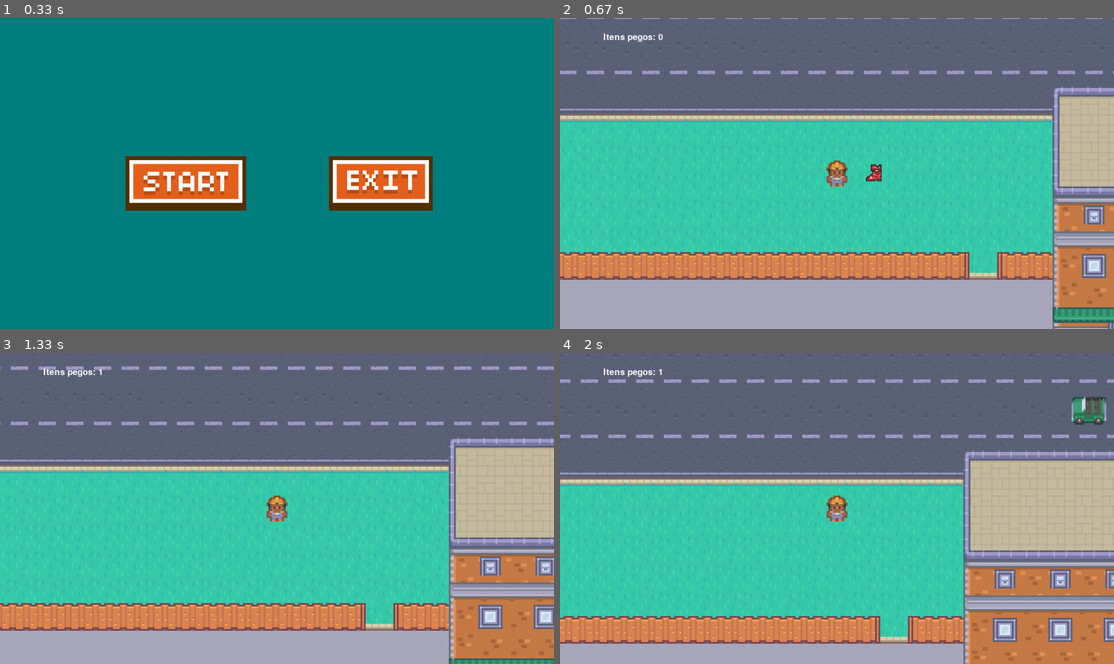
Above: before the commit, frames 1-4 (two rows, left to right).
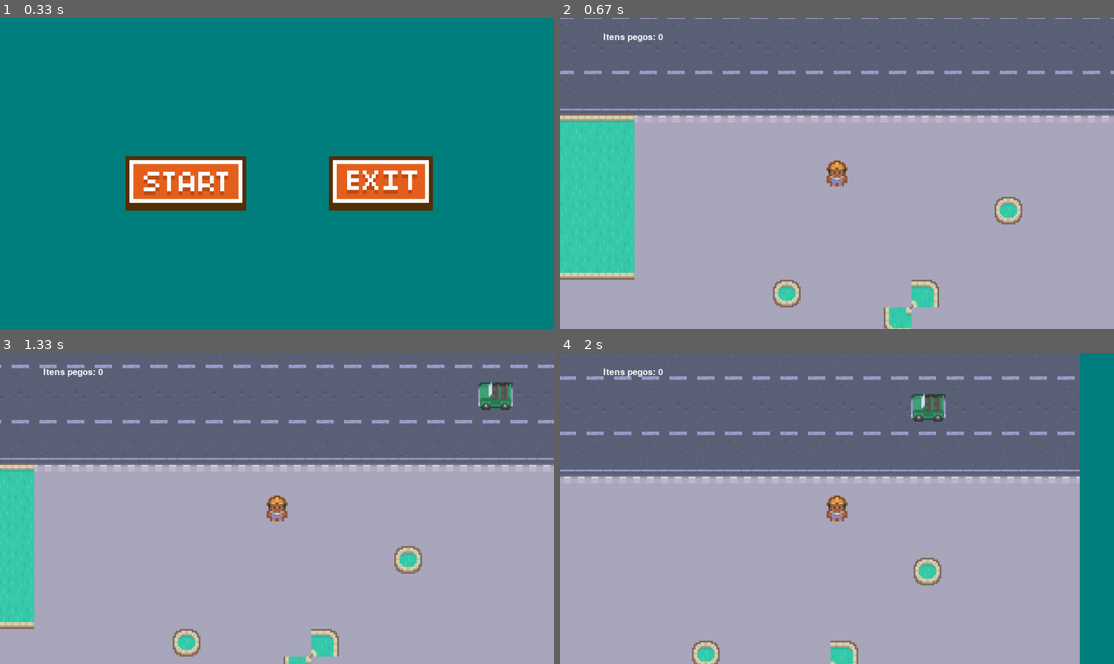
Above: after the commit, the same moments.

Repository: joelbrs/JF-Run-PyGame
Game: pygame game, started from codigos/main.py
Two runs of this game, one before a commit and one after it. Both use one fixed random seed, a clock stepped at 60 frames per second and the inputs below.
Inputs (mouse positions are in pixels of both pictures, inside the frame that each line leads up to):
- Up to frame 1 (0.33 s): no input
- Up to frame 2 (0.67 s): click (742, 182) at 0.38 s
- Up to frame 3 (1.33 s): hold D 0.67-1.13 s; move the mouse to (254, 520) at 0.7 s; hold W from 1.17 s (still down)
- Up to frame 4 (2 s): release W at 1.47 s; hold D 1.5-1.97 s

Frame 1 is identical in both runs. In frame 2, 50% of the frame differs, in the area x 0-100%, y 0-100%; in frame 3, 57%; in frame 4, 63%.

Commit message:
add mapa

Diff:
--- a/codigos/entidades.py
+++ b/codigos/entidades.py
@@ -6,9 +6,6 @@
 class Carro(pygame.sprite.Sprite):
     def __init__(self, pos, grupos):
         super().__init__(grupos)
-
-        #usado p/ condicao de colisao c/ o player (game over) --> ir p/ o arquivo player.py para entender
-        self.nome = 'carro'
 
         #pegar as sprites dos carros de forma aleatória
         for _, _, lista_imgs in walk('sprites/carros/'):
@@ -73,8 +70,6 @@
     def reset(self, pos, grupos):
         pygame.sprite.Sprite.__init__(self, grupos)
 
-        self.nome = 'boost'
-
         self.image = pygame.image.load('sprites/objeto/boost.png')
 
         self.rect = self.image.get_rect(center = pos)
--- a/codigos/main.py
+++ b/codigos/main.py
@@ -9,8 +9,7 @@
 	def __init__(self):
 		super().__init__()
 		self.deslocamento = pygame.math.Vector2()
-		self.fundo = pygame.image.load('sprites/main/mapa.png').convert()
-		self.sobrepos = pygame.image.load('sprites/main/sobreposicao.png').convert_alpha()
+		self.fundo = pygame.image.load('sprites/mapa/mapa.png').convert()
 
 	#onde eu realmente configurei a câmera
 	def draw_customizado(self):
@@ -25,8 +24,6 @@
 		for sprite in self.sprites():
 			pos_deslocamento = sprite.rect.topleft - self.deslocamento
 			tela.blit(sprite.image, pos_deslocamento)
-
-		tela.blit(self.sobrepos, -self.deslocamento)
 
 
 #score
@@ -46,13 +43,13 @@
 
 
 #musicas
-pygame.mixer.music.set_volume(0.5)
+pygame.mixer.music.set_volume(0.15)
 musica_fundo = pygame.mixer.music.load('musicas/principal -(UNDERTALE-Hotel).wav')
 pygame.mixer.music.play(-1)
 musica_game_over = pygame.mixer.Sound('musicas/game_over (SUPER MARIO BROS).wav')
 musica_vitoria = pygame.mixer.Sound('musicas/vitoria.wav')
-pygame.mixer.Sound.set_volume(musica_vitoria, 0.4)
-pygame.mixer.Sound.set_volume(musica_game_over, 0.5)
+pygame.mixer.Sound.set_volume(musica_vitoria, 0.15)
+pygame.mixer.Sound.set_volume(musica_game_over, 0.15)
 
 
 #grupos
@@ -62,8 +59,8 @@
 
 
 #itens/player
-player = Player((2062,3274), todas_sprites, obstaculos_sprites, item_boost)
-boost = ItemBoost((2150, 3274), [todas_sprites, item_boost])
+player = Player((2452,3274), todas_sprites, obstaculos_sprites, item_boost)
+boost = ItemBoost((1856, 1856), [todas_sprites, item_boost])
 
 
 #botoes
@@ -146,7 +143,7 @@
 
 			if botao_reiniciar.draw():
 				player.reset((2062,3274), todas_sprites, obstaculos_sprites, item_boost)
-				boost.reset((2150, 3274), [todas_sprites, item_boost])
+				boost.reset((1856, 1856), [todas_sprites, item_boost])
 				player.score = 0
 				player.game_over = 0
 				musica_game_over.stop()
--- a/codigos/player.py
+++ b/codigos/player.py
@@ -34,7 +34,7 @@
         self.texto_go_retang = self.texto_go.get_rect(center = (largura / 2, altura /2 - 40))
 
 
-    def colisao(self):
+    def colisao(self, direcao):
 
         '''if direcao == 'horizontal':
                     for sprite in self.sprites_carros.sprites():
@@ -87,12 +87,12 @@
         #horizontal
         self.pos.x += self.direction.x * self.velocidade * dt
         self.rect.centerx = (round(self.pos.x))
-        self.colisao()
+        self.colisao('horizontal')
 
         #vertical
         self.pos.y += self.direction.y * self.velocidade * dt
         self.rect.centery = (round(self.pos.y))
-        self.colisao()
+        self.colisao('vertical')
 
 
     def teclas_movimentação(self):
--- /dev/null
+++ b/sprites/tilesets/arquivo_mapa.tmx
@@ -0,0 +1,132 @@
+<?xml version="1.0" encoding="UTF-8"?>
+<map version="1.9" tiledversion="1.9.0" orientation="orthogonal" renderorder="right-down" width="50" height="60" tilewidth="64" tileheight="64" infinite="0" nextlayerid="4" nextobjectid="1">
+ <tileset firstgid="1" source="floor.tsx"/>
+ <layer id="1" name="Chão" width="50" height="60">
+  <data encoding="csv">
+0,0,0,0,0,0,0,0,0,0,0,0,0,0,0,0,0,0,0,0,0,0,0,0,0,0,0,0,0,0,0,0,0,0,0,0,0,0,0,0,0,0,0,0,0,0,0,0,0,0,
+0,0,0,0,0,0,0,0,0,0,0,0,0,0,0,0,0,0,0,0,0,0,0,0,0,0,0,0,0,0,0,0,0,0,0,0,0,0,0,0,0,0,0,0,0,0,0,0,0,0,
+0,0,0,0,0,0,0,0,0,0,0,0,0,0,0,0,0,0,0,0,0,0,0,0,0,0,0,0,0,0,0,0,0,0,0,0,0,0,0,0,0,0,0,0,0,0,0,0,0,0,
+0,0,0,0,0,0,0,0,0,0,0,0,0,0,0,0,0,0,0,0,0,0,0,0,0,0,0,0,0,0,0,0,0,0,0,0,0,0,0,0,0,0,0,0,0,0,0,0,0,0,
+26,26,26,26,26,26,0,0,0,0,0,0,0,0,0,0,0,0,0,0,0,0,0,0,0,0,0,0,0,0,0,0,0,0,0,0,0,0,0,0,0,0,0,0,0,0,0,0,0,0,
+26,26,26,26,26,26,26,26,26,26,26,26,26,26,26,0,0,0,0,0,0,0,0,0,0,26,26,26,26,26,26,26,26,26,26,26,26,26,26,26,26,0,0,0,0,0,0,0,0,0,
+26,26,26,26,26,26,26,0,0,26,26,26,26,26,0,0,0,0,0,0,0,0,0,0,0,26,0,0,0,0,0,0,0,0,0,0,0,0,0,0,26,0,0,0,0,0,0,0,0,0,
+26,26,26,26,26,26,26,26,26,26,26,0,0,0,0,0,0,0,0,0,0,0,0,0,0,26,0,0,0,0,0,0,0,0,0,0,0,0,0,0,26,0,0,0,0,0,0,0,0,0,
+0,0,26,26,0,0,0,26,26,26,26,0,0,0,0,0,0,0,0,0,0,0,0,0,0,26,0,0,0,0,0,0,0,0,0,0,0,0,0,0,26,0,0,0,0,0,0,0,0,0,
+0,0,26,26,26,26,26,26,26,26,26,26,26,26,26,26,26,0,0,0,0,0,0,0,0,26,0,0,0,0,0,0,0,0,0,0,0,0,0,0,26,0,0,0,0,0,0,0,0,0,
+26,26,26,26,26,26,26,26,26,26,26,26,26,26,26,26,26,26,26,0,0,0,0,0,0,26,0,0,0,0,0,0,0,0,0,0,0,0,0,0,26,0,0,0,0,0,0,0,0,0,
+72,72,26,26,26,26,26,26,26,26,26,26,26,26,26,26,26,26,26,26,26,0,0,0,0,26,0,0,0,0,0,0,0,0,0,0,0,0,0,0,26,0,0,0,0,0,0,0,0,0,
+0,0,72,0,0,72,26,26,26,26,26,0,0,26,26,26,26,26,26,0,0,0,0,0,0,26,26,26,26,26,26,26,26,26,26,26,26,26,26,26,26,0,0,0,0,0,0,0,0,0,
+0,0,72,72,0,26,26,26,26,26,26,26,26,26,26,26,26,26,0,0,0,0,0,0,0,0,0,0,0,0,0,0,0,0,0,0,0,0,0,0,0,0,0,0,0,0,0,0,0,0,
+0,0,0,26,26,26,26,26,26,26,26,26,26,26,26,26,26,26,26,26,26,26,0,0,0,0,0,0,0,0,0,0,0,0,0,0,0,0,0,0,0,0,0,0,0,0,0,0,0,0,
+0,0,26,26,26,26,26,26,26,26,26,26,26,26,26,26,26,26,26,26,26,0,0,0,0,0,0,0,0,0,0,0,0,0,0,0,0,0,0,0,0,0,0,0,0,0,0,0,0,0,
+0,26,26,26,72,72,26,26,26,26,26,26,26,26,26,26,0,0,0,0,0,0,0,0,0,0,0,0,0,0,0,0,0,0,0,0,0,0,0,0,0,0,0,0,0,0,0,0,0,0,
+0,0,0,0,0,0,0,0,0,0,0,0,0,26,26,26,26,26,26,26,26,26,26,26,0,0,0,0,0,0,0,0,0,0,0,0,0,0,0,0,0,0,0,0,0,0,0,0,0,0,
+0,0,0,0,0,0,0,0,0,0,0,0,0,0,0,0,0,0,0,0,0,0,0,26,26,26,26,26,26,26,26,0,0,0,0,0,0,0,0,0,0,0,0,0,0,0,0,0,0,0,
+0,0,0,0,0,0,0,0,0,0,0,0,0,0,0,0,0,0,0,0,0,0,0,0,0,0,0,0,0,0,0,0,0,0,0,0,0,0,0,0,0,0,0,0,0,0,0,0,0,0,
+0,0,0,0,0,0,0,0,0,0,0,0,0,0,0,0,0,0,0,0,0,0,0,0,0,0,0,0,0,0,0,0,0,0,0,0,0,0,0,0,0,0,0,0,0,0,0,0,0,0,
+0,0,0,0,0,0,0,0,0,0,0,0,0,0,0,0,0,0,0,0,0,0,0,0,0,0,0,0,0,0,0,0,0,0,0,0,0,0,0,0,0,0,0,0,0,0,0,0,0,0,
+0,0,0,0,0,0,0,0,0,0,0,0,0,0,0,0,0,0,0,0,0,0,0,0,0,0,0,0,0,0,0,0,0,0,0,0,0,0,0,0,0,0,0,0,0,0,0,0,0,0,
+0,0,0,0,0,0,0,0,0,0,0,0,0,0,0,0,0,0,0,0,0,0,0,0,0,0,0,0,0,0,0,0,0,0,0,0,0,0,0,0,0,0,0,0,0,0,0,0,0,0,
+0,0,0,0,0,0,0,0,0,0,0,0,0,0,0,0,0,0,0,0,0,0,0,0,0,0,0,0,0,0,0,0,0,0,0,0,0,0,0,0,0,0,0,0,0,0,0,0,0,0,
+0,0,0,0,0,0,0,0,0,0,0,0,0,0,0,0,0,0,0,0,0,0,0,0,0,0,0,0,0,0,0,0,0,0,0,0,0,0,0,0,0,0,0,0,0,0,0,0,0,0,
+0,0,0,0,0,0,0,0,0,0,0,0,0,0,0,0,0,0,0,0,0,0,0,0,0,0,0,0,0,0,0,0,0,0,0,0,0,0,0,0,0,0,0,0,0,0,0,0,0,0,
+0,0,0,0,0,0,0,0,0,0,0,0,0,0,0,0,0,0,0,0,0,0,0,0,0,0,0,0,0,0,0,0,0,0,0,0,0,0,0,0,0,0,0,0,0,0,0,0,0,0,
+0,0,0,0,0,0,0,0,0,0,0,0,0,0,0,0,0,0,0,0,0,0,0,0,0,0,0,0,0,0,0,0,0,0,0,0,0,0,0,0,0,0,0,0,0,0,0,0,0,0,
+0,0,0,0,0,0,0,0,0,0,0,0,0,0,0,0,0,0,0,0,0,0,0,0,0,0,0,0,0,0,0,0,0,0,0,0,0,0,0,0,0,0,0,0,0,0,0,0,0,0,
+0,0,0,0,0,0,0,0,0,0,0,0,0,0,0,0,0,0,0,0,0,0,0,0,0,0,0,0,0,0,0,0,0,0,0,0,0,0,0,0,0,0,0,0,0,75,75,75,75,75,
+0,0,0,0,0,0,0,0,0,0,0,0,0,0,0,0,0,0,0,0,0,0,0,0,0,0,0,0,0,0,0,0,0,0,0,0,0,0,0,0,0,0,0,0,0,0,0,0,0,0,
+10,10,10,10,10,10,10,10,10,10,10,10,10,10,10,10,10,10,10,10,10,10,10,10,10,10,10,10,10,10,10,10,10,10,10,10,10,10,10,10,10,10,10,10,10,10,10,10,10,10,
+26,26,26,26,26,26,26,26,26,26,26,26,26,26,26,26,26,26,26,26,26,26,26,26,26,26,26,26,26,26,26,26,26,26,26,26,26,26,26,26,26,26,26,26,26,26,26,26,26,26,
+26,26,26,26,26,26,26,26,26,26,26,26,26,26,26,26,26,26,26,52,59,59,59,59,59,53,26,26,26,26,26,26,26,26,26,26,26,26,26,26,26,42,42,42,42,42,26,26,26,26,
+26,26,26,26,26,26,26,26,26,26,26,26,26,26,26,26,26,26,26,68,91,91,73,91,91,69,26,26,26,26,26,26,26,26,26,26,26,26,26,26,27,72,52,72,53,72,25,26,26,26,
+26,26,26,26,26,26,26,26,26,26,26,26,26,26,26,26,26,26,26,26,26,26,26,26,26,26,26,26,26,26,26,26,26,26,26,26,26,26,26,26,27,72,72,57,72,56,25,26,26,26,
+42,42,42,42,42,42,42,42,42,42,42,42,42,42,42,42,42,42,42,42,42,42,42,42,42,42,42,42,42,42,42,42,42,42,42,42,42,42,42,42,43,72,68,72,69,56,41,42,42,42,
+0,0,0,0,0,0,0,0,0,0,0,0,0,0,0,0,0,0,0,0,0,0,0,0,0,0,0,0,0,0,0,0,0,0,0,0,0,0,0,0,56,56,56,56,56,56,56,0,0,0,
+0,0,0,0,0,0,0,0,0,0,0,0,0,0,0,0,0,0,0,0,0,0,0,0,0,0,0,0,0,0,0,0,0,0,0,0,0,0,0,0,0,0,0,0,0,0,0,0,0,0,
+0,0,0,0,0,0,0,0,0,0,0,0,0,0,0,0,0,0,0,0,0,0,0,0,0,0,0,0,0,0,0,0,0,0,0,0,0,0,0,0,0,0,0,0,0,0,0,0,0,0,
+10,10,10,10,10,10,10,10,10,10,10,10,10,10,10,10,10,10,10,10,10,10,10,10,10,10,10,10,10,10,10,10,10,10,10,10,10,10,10,10,10,10,10,10,10,10,10,10,10,10,
+0,0,0,0,0,0,0,0,0,0,0,26,0,0,0,0,0,26,26,26,26,26,26,26,26,26,26,0,26,26,26,0,0,0,0,0,0,0,0,0,0,0,0,0,26,0,0,0,0,0,
+0,0,0,0,0,0,0,0,0,0,0,0,0,0,0,0,42,42,26,26,26,26,26,26,42,26,26,0,0,0,0,0,0,0,26,0,0,0,0,0,0,0,0,0,0,0,0,0,0,0,
+0,0,0,0,0,0,0,0,0,0,0,0,0,0,0,0,0,0,0,0,0,0,0,0,0,0,0,0,0,0,0,0,0,0,0,0,0,0,0,0,0,0,0,0,0,0,0,0,0,0,
+0,0,0,0,0,0,0,0,0,0,0,0,0,0,0,0,0,0,0,0,0,0,0,0,0,0,0,0,0,0,0,0,0,0,0,0,0,0,0,0,0,0,0,0,0,0,0,0,0,0,
+0,0,0,0,0,0,0,0,0,0,0,0,0,0,0,0,0,0,0,0,0,0,0,0,0,0,0,0,0,0,0,0,0,0,0,0,0,0,0,0,0,0,0,0,0,0,0,0,0,0,
+0,0,0,0,0,0,0,0,0,0,0,0,0,0,0,0,0,0,0,0,0,0,0,0,0,0,0,0,0,0,0,0,0,0,0,0,0,0,0,0,0,0,0,0,0,0,0,0,0,0,
+0,0,0,0,0,0,0,0,0,0,0,0,0,0,0,0,0,0,0,0,0,0,0,0,0,0,0,0,0,0,0,0,0,0,0,0,0,0,0,0,0,0,0,0,0,0,0,0,0,0,
+10,10,10,10,10,10,10,10,10,10,11,52,72,53,9,1,2,2,2,2,2,2,2,2,2,2,2,2,2,2,2,10,10,10,10,10,10,10,10,10,10,10,10,10,10,10,10,10,10,10,
+26,26,26,26,26,26,26,26,26,26,27,72,57,72,25,17,18,18,18,18,18,18,18,18,18,18,18,18,18,18,18,26,26,26,26,26,26,26,26,26,26,26,26,26,26,26,26,26,26,26,
+26,26,26,26,26,26,26,26,26,26,27,68,72,69,25,17,18,18,18,18,18,18,18,18,18,18,18,18,18,18,18,26,26,26,26,26,26,26,26,26,26,26,26,26,26,26,26,26,26,26,
+26,26,26,26,26,26,26,26,26,26,26,42,42,42,26,17,18,18,18,18,18,18,18,18,18,18,18,18,18,18,18,26,26,26,26,26,26,26,26,26,26,26,26,26,26,26,26,26,26,26,
+26,26,26,26,26,26,26,26,26,26,26,26,26,26,26,17,18,18,18,18,18,18,18,18,18,18,18,18,18,18,18,26,26,26,26,26,26,26,26,26,26,26,26,26,26,26,26,26,26,26,
+26,26,26,26,26,26,26,26,26,26,26,26,26,26,26,33,34,34,34,34,34,34,34,34,34,34,34,34,34,34,34,26,26,26,26,26,26,26,26,26,26,26,26,26,26,26,26,26,26,26,
+26,26,26,26,26,26,26,26,26,26,26,26,26,26,26,26,26,26,26,26,26,26,26,26,26,26,26,26,26,26,26,26,26,26,26,26,26,26,26,26,26,26,26,26,26,26,26,26,26,26,
+26,26,26,26,26,26,26,26,26,26,26,26,26,26,26,26,26,26,26,26,26,26,26,26,26,26,26,26,26,26,26,26,26,26,26,26,26,26,26,26,26,26,26,26,26,26,26,26,26,26,
+26,26,26,26,26,26,26,26,26,26,26,26,26,26,26,26,26,26,26,26,26,26,26,26,26,26,26,26,26,26,26,26,26,26,26,26,26,26,26,26,26,26,26,26,26,26,26,26,26,26,
+26,26,26,26,26,26,26,26,26,26,26,26,26,26,26,26,26,26,26,26,26,26,26,26,26,26,26,26,26,26,26,26,26,26,26,26,26,26,26,26,26,26,26,26,26,26,26,26,26,26,
+26,26,26,26,26,26,26,26,26,26,26,26,26,26,26,26,26,26,26,26,26,26,26,26,26,26,26,26,26,26,26,26,26,26,26,26,26,26,26,26,26,26,26,26,26,26,26,26,26,26
+</data>
+ </layer>
+ <layer id="3" name="Decorações" width="50" height="60">
+  <data encoding="csv">
+26,26,26,26,26,26,26,26,26,26,26,26,26,26,26,26,26,26,26,26,26,26,26,26,26,26,26,26,26,26,26,26,26,26,26,26,26,26,26,26,26,26,26,26,26,26,26,26,26,26,
+26,26,26,26,26,26,26,26,26,26,26,26,26,26,26,26,26,26,26,26,26,26,26,26,26,26,26,26,26,26,26,26,26,26,26,26,26,26,26,26,26,26,26,26,26,26,26,26,26,26,
+26,26,26,26,26,26,26,26,26,26,26,26,26,26,26,26,26,26,26,26,26,26,26,26,26,26,26,26,26,26,26,26,26,26,26,26,26,26,26,26,26,26,26,26,26,26,26,26,26,26,
+26,26,26,26,26,26,26,26,26,26,26,26,26,26,26,26,26,26,26,26,26,26,26,26,26,26,26,26,26,26,26,26,26,26,26,26,26,26,26,26,26,26,26,26,26,26,26,26,26,26,
+26,26,26,26,26,26,26,26,26,26,26,26,26,26,26,26,26,26,26,26,26,26,26,26,26,26,26,26,26,26,26,26,26,26,26,26,26,26,26,26,26,26,26,26,26,26,26,26,26,26,
+1,2,2,2,2,2,2,2,2,2,2,2,2,2,3,26,26,26,26,26,26,26,26,26,26,1,2,2,2,2,2,2,2,2,2,2,2,2,2,2,3,26,26,26,26,26,26,26,26,26,
+17,18,18,18,18,18,18,18,18,18,18,18,18,18,19,26,26,26,26,26,26,26,26,26,26,17,52,59,59,59,59,59,59,59,59,59,59,59,59,53,19,26,26,26,26,26,26,26,26,26,
+17,18,18,18,18,18,18,18,18,18,18,18,18,18,19,26,26,26,26,26,26,26,26,26,26,17,65,56,56,56,56,56,56,56,56,56,56,56,56,67,19,26,26,26,26,26,26,26,26,26,
+17,18,18,18,18,18,18,18,18,18,18,18,18,18,19,26,26,26,26,26,26,26,26,26,26,17,65,72,73,72,72,72,54,55,72,72,72,72,72,67,19,26,26,26,26,26,26,26,26,26,
+17,18,18,18,18,18,18,18,18,18,18,18,18,18,19,26,26,26,26,26,26,26,26,26,26,17,65,72,72,72,72,72,70,71,72,72,72,72,72,67,19,26,26,26,26,26,26,26,26,26,
+33,34,34,34,18,18,18,18,18,18,18,18,18,18,18,2,3,26,26,26,26,26,26,26,26,17,65,72,72,72,72,72,72,72,72,72,72,73,72,67,19,26,26,26,26,26,26,26,26,26,
+26,26,26,26,17,18,18,18,18,18,18,18,18,18,18,18,19,26,26,26,26,26,26,26,26,17,68,91,91,91,91,91,91,91,91,91,91,91,91,69,19,26,26,26,26,26,26,26,26,26,
+26,26,26,26,17,18,18,18,18,18,18,18,18,18,18,18,19,26,26,26,26,26,26,26,26,33,34,34,34,34,34,34,34,34,34,34,34,34,34,34,35,26,26,26,26,26,26,26,26,26,
+26,26,26,26,17,18,18,18,18,18,18,18,18,18,18,18,19,26,26,26,26,26,26,26,26,26,26,26,26,26,26,26,26,26,26,26,26,26,26,26,26,26,26,26,26,26,26,26,26,26,
+26,26,26,26,17,18,18,18,18,18,18,18,18,18,18,18,19,26,26,26,26,26,26,26,26,26,26,26,26,26,26,26,26,26,26,26,26,26,26,26,26,26,26,26,26,26,26,26,26,26,
+26,26,26,26,33,34,34,34,34,34,34,34,34,34,34,34,35,26,26,26,26,26,26,26,26,26,26,26,26,26,26,26,26,26,26,26,26,26,26,26,26,26,26,26,26,26,26,26,26,26,
+26,26,26,26,26,26,26,26,26,26,26,26,26,26,26,26,26,26,26,26,26,26,26,26,26,26,26,26,26,26,26,26,26,26,26,26,26,26,26,26,26,26,26,26,26,26,26,26,26,26,
+26,26,26,26,26,26,26,26,26,26,26,26,26,26,26,26,26,26,26,26,26,9,10,10,10,10,10,10,10,10,10,11,26,26,26,26,26,26,26,26,26,26,26,26,26,26,26,26,26,26,
+26,26,26,26,26,26,26,26,26,26,26,26,26,26,26,26,26,26,26,26,26,25,26,39,26,26,26,26,26,39,26,27,26,26,26,26,26,26,26,26,26,26,26,26,26,26,26,26,26,26,
+42,42,42,42,42,42,42,42,42,42,42,42,42,42,42,42,42,42,42,42,42,25,42,42,42,42,42,42,42,42,42,27,42,42,42,42,42,42,42,42,42,42,42,42,42,42,42,42,42,42,
+59,59,59,59,59,59,59,59,59,59,59,59,59,59,59,59,59,59,59,59,59,59,59,59,59,59,59,59,59,59,59,59,59,59,59,59,59,59,59,59,59,59,59,59,59,59,59,59,59,59,
+75,75,75,75,75,75,75,75,75,75,75,75,75,75,75,75,75,75,75,75,75,75,75,75,75,75,75,75,75,75,75,75,75,75,75,75,75,75,75,75,75,75,75,75,75,75,75,75,75,75,
+91,91,91,91,91,91,91,91,91,91,91,91,91,91,91,91,91,91,91,91,91,91,91,91,91,91,91,91,91,91,91,91,91,91,91,91,91,91,91,91,91,91,91,91,91,91,91,91,91,91,
+10,10,10,10,10,10,10,10,10,10,10,10,10,10,10,10,10,10,10,10,10,10,10,10,10,10,10,10,10,10,10,10,10,10,10,10,10,10,10,10,10,10,10,10,10,10,10,10,10,10,
+42,42,42,42,42,42,42,42,42,42,42,42,42,42,42,42,42,42,42,42,42,42,42,42,42,42,42,42,42,42,42,42,42,42,42,42,42,42,42,42,42,42,42,42,42,42,42,42,42,42,
+59,59,59,59,59,59,59,59,59,59,59,59,59,59,59,59,58,59,59,59,59,59,59,59,59,59,59,59,59,59,59,59,59,59,59,59,58,59,59,59,59,59,59,59,59,59,59,59,59,59,
+75,75,75,75,75,75,75,75,75,75,75,75,75,75,75,75,74,75,75,75,75,75,75,75,75,75,75,75,75,75,75,75,75,75,75,75,74,75,75,75,75,75,75,75,75,75,75,75,75,75,
+72,72,72,72,72,72,72,72,72,72,72,72,72,72,72,72,74,72,72,72,72,72,72,72,72,72,72,72,72,72,72,72,72,72,72,72,74,72,72,72,72,72,72,72,72,72,72,72,72,72,
+75,75,75,75,75,75,75,75,75,75,75,75,75,75,75,75,74,75,75,75,75,75,75,75,75,75,75,75,75,75,75,75,75,75,75,75,74,75,75,75,75,75,75,75,75,75,75,75,75,75,
+72,72,72,72,72,72,72,72,72,72,72,72,72,72,72,72,74,72,72,72,72,72,72,72,72,72,72,72,72,72,72,72,72,72,72,72,74,72,72,72,72,72,72,72,72,72,72,72,72,72,
+75,75,75,75,75,75,75,75,75,75,75,75,75,75,75,75,74,75,75,75,75,75,75,75,75,75,75,75,75,75,75,75,75,75,75,75,74,75,75,75,75,75,75,75,75,75,75,75,75,75,
+91,91,91,91,91,91,91,91,91,91,91,91,91,91,91,91,90,91,91,91,91,91,91,91,91,91,91,91,91,91,91,91,91,91,91,91,90,91,91,91,91,91,91,91,91,91,91,91,91,91,
+0,0,0,0,0,0,0,0,0,0,0,0,0,0,0,0,0,0,0,0,0,0,0,0,0,0,0,0,0,0,0,0,0,0,0,0,0,0,0,0,0,0,0,0,0,0,0,0,0,0,
+0,0,0,0,0,0,0,0,0,0,0,0,0,0,0,0,0,0,1,2,2,2,2,2,2,2,3,0,0,0,0,0,0,0,0,0,39,0,0,0,0,0,0,0,0,0,0,0,0,0,
+0,0,0,0,0,0,0,0,0,0,0,0,0,39,0,0,0,0,17,0,0,0,0,0,0,0,19,0,0,0,0,0,0,0,0,0,0,0,0,0,0,0,0,0,0,0,0,0,0,0,
+0,0,0,0,0,0,0,0,0,0,0,0,0,0,0,0,0,0,17,0,0,0,0,0,0,0,19,0,0,0,0,0,0,0,39,0,0,0,0,0,0,0,0,0,0,0,0,0,0,0,
+0,0,0,0,0,0,0,39,0,0,0,0,0,0,0,0,0,0,33,34,34,34,34,34,34,34,35,0,0,0,0,0,0,0,0,0,0,0,0,0,0,0,0,0,0,0,0,0,0,0,
+0,0,0,0,0,0,0,0,0,0,0,0,0,0,0,0,0,0,0,0,0,0,0,0,0,0,0,0,0,0,0,0,0,0,0,0,0,0,0,0,0,0,0,0,0,0,0,0,0,0,
+59,59,59,59,59,59,59,59,59,59,59,59,59,59,59,59,59,59,59,59,59,59,59,59,59,59,59,59,59,59,59,59,59,59,59,59,59,59,59,59,72,72,72,72,72,72,72,59,59,59,
+75,75,75,75,75,75,75,75,75,75,75,75,75,75,75,75,75,75,75,75,75,75,75,75,75,75,75,75,75,75,75,75,75,75,75,75,75,75,75,75,75,75,75,75,75,75,75,75,75,75,
+91,91,91,91,91,91,91,91,91,91,91,91,91,91,91,91,91,91,91,91,91,91,91,91,91,91,91,91,91,91,91,91,91,91,91,91,91,91,91,91,91,91,91,91,91,91,91,91,91,91,
+10,10,10,1,2,2,3,10,10,10,10,10,10,10,10,10,10,10,10,10,10,10,10,10,10,10,10,10,4,5,10,10,10,10,10,10,10,10,10,10,10,10,10,10,10,10,10,10,10,10,
+26,26,26,17,18,18,19,26,26,26,26,39,26,26,26,26,26,1,2,2,2,2,2,2,3,26,26,26,20,21,26,26,26,26,26,26,26,26,26,26,26,26,26,26,39,26,26,26,26,26,
+42,42,42,33,34,34,35,42,42,42,42,42,42,42,42,42,42,33,34,34,34,34,34,34,35,42,42,42,42,42,42,42,42,42,39,42,42,42,42,42,42,42,42,42,42,42,42,42,42,42,
+59,59,59,59,59,59,59,59,59,59,59,59,59,59,59,59,59,59,59,59,59,59,59,59,59,59,59,59,59,59,59,59,59,59,59,59,59,59,59,59,59,59,59,59,59,59,59,59,59,59,
+75,75,75,75,75,75,75,75,75,75,75,75,75,75,75,75,75,75,75,75,75,75,75,75,75,75,75,75,75,75,75,75,75,75,75,75,75,75,75,75,75,75,75,75,75,75,75,75,75,75,
+72,72,72,72,72,72,72,72,72,72,72,72,72,72,72,72,72,72,72,72,72,72,72,72,72,72,72,72,72,72,72,72,72,72,72,72,72,72,72,72,72,72,72,72,72,72,72,72,72,72,
+75,75,75,75,75,75,75,75,75,75,75,75,75,75,75,75,75,75,75,75,75,75,75,75,75,75,75,75,75,75,75,75,75,75,75,75,75,75,75,75,75,75,75,75,75,75,75,75,75,75,
+91,91,91,91,91,91,91,91,91,91,91,91,91,91,91,91,91,91,91,91,91,91,91,91,91,91,91,91,91,91,91,91,91,91,91,91,91,91,91,91,91,91,91,91,91,91,91,91,91,91,
+0,0,0,0,0,0,0,0,0,0,0,0,0,0,0,0,0,0,0,0,0,0,0,0,0,0,0,0,0,0,0,0,0,0,0,0,0,0,0,0,0,0,0,0,0,0,0,0,0,0,
+0,0,0,0,0,0,0,0,0,0,0,0,0,0,0,0,0,0,0,0,0,0,0,0,0,0,0,0,0,0,0,0,0,0,0,0,0,0,0,0,0,0,0,0,0,0,0,0,0,0,
+0,0,0,0,0,0,0,0,0,0,0,0,0,0,0,0,0,0,0,0,0,0,0,0,0,0,0,0,0,0,0,0,0,0,0,0,0,0,0,0,0,0,0,0,0,0,0,0,0,0,
+0,0,0,0,0,0,0,0,8,0,0,0,0,0,0,0,0,0,0,0,0,0,0,0,0,0,0,0,0,0,0,0,0,0,0,0,0,0,0,0,0,0,0,0,39,0,0,0,0,0,
+0,0,39,0,0,0,0,0,24,0,0,0,0,0,0,0,0,0,0,0,0,0,0,0,0,0,0,0,0,0,0,0,0,0,0,0,0,0,0,0,0,0,0,0,0,0,0,0,0,0,
+0,0,0,0,0,0,0,0,40,0,0,0,0,0,0,0,0,0,0,0,0,0,0,0,0,0,0,0,0,0,0,0,0,0,0,0,0,0,0,0,0,0,0,0,0,0,0,0,0,0,
+0,0,0,0,0,0,0,0,0,0,0,0,0,0,0,0,0,0,0,0,0,0,0,0,0,0,0,0,0,0,0,0,0,0,0,0,39,0,0,0,0,5,0,0,0,0,0,0,0,0,
+0,0,0,0,0,39,0,0,0,0,0,0,0,0,0,0,0,0,0,0,0,0,0,0,0,0,0,0,0,0,0,0,0,0,0,0,0,0,0,0,20,0,0,0,0,0,0,0,0,0,
+0,0,0,0,0,0,0,0,0,0,0,0,0,0,0,0,0,0,0,0,0,0,0,0,0,0,0,0,0,0,0,0,0,0,0,0,0,0,0,0,0,0,0,0,0,0,0,0,0,0,
+0,0,0,0,0,0,0,0,0,0,0,0,0,0,0,0,0,0,0,0,0,0,0,0,0,0,0,0,0,0,0,0,0,0,0,0,0,0,0,0,0,0,0,0,0,0,0,0,0,0,
+0,0,0,0,0,0,0,0,0,0,0,0,0,0,0,0,0,0,0,0,0,0,0,0,0,0,0,0,0,0,0,0,0,0,0,0,0,0,0,0,0,0,0,0,0,0,0,0,0,0
+</data>
+ </layer>
+</map>
--- /dev/null
+++ b/sprites/tilesets/floor.tsx
@@ -0,0 +1,4 @@
+<?xml version="1.0" encoding="UTF-8"?>
+<tileset version="1.9" tiledversion="1.9.0" name="floor" tilewidth="64" tileheight="64" tilecount="96" columns="16">
+ <image source="floor.png" width="1024" height="384"/>
+</tileset>
Binary file removed: sprites/main/mapa.png
Binary file removed: sprites/main/sobreposicao.png
Binary file added: sprites/mapa/mapa.png
Binary file removed: sprites/objeto/escudo.png
Binary file removed: sprites/tilesets/buildings.png
